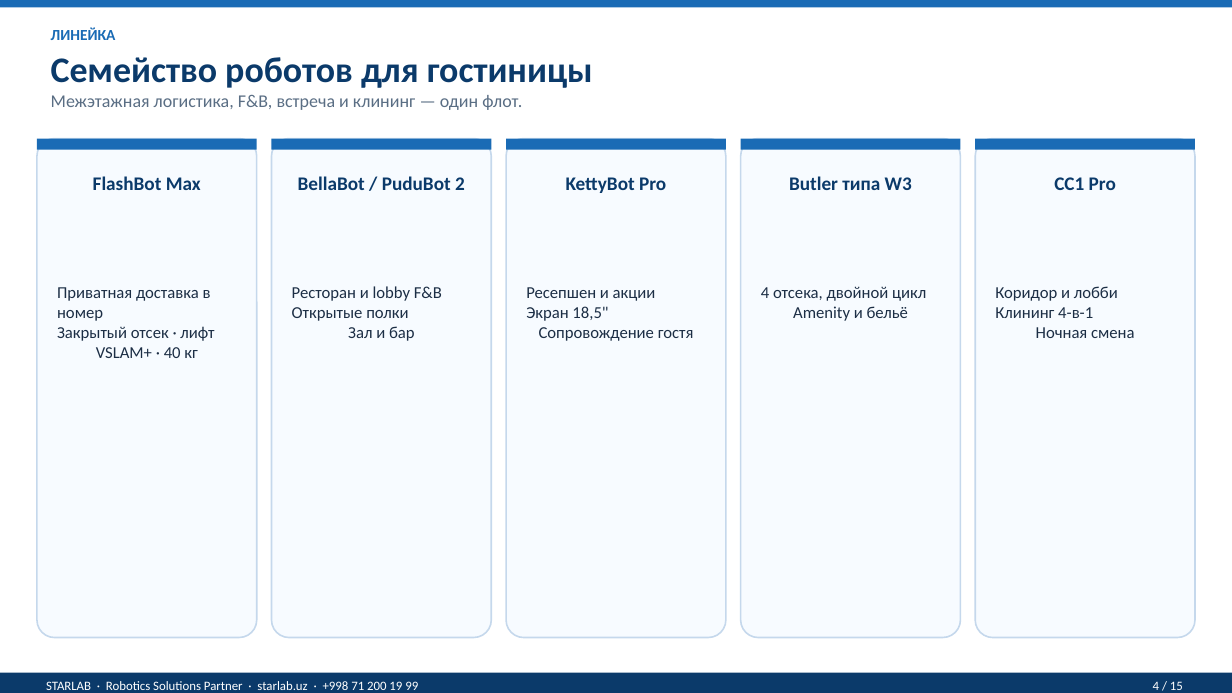
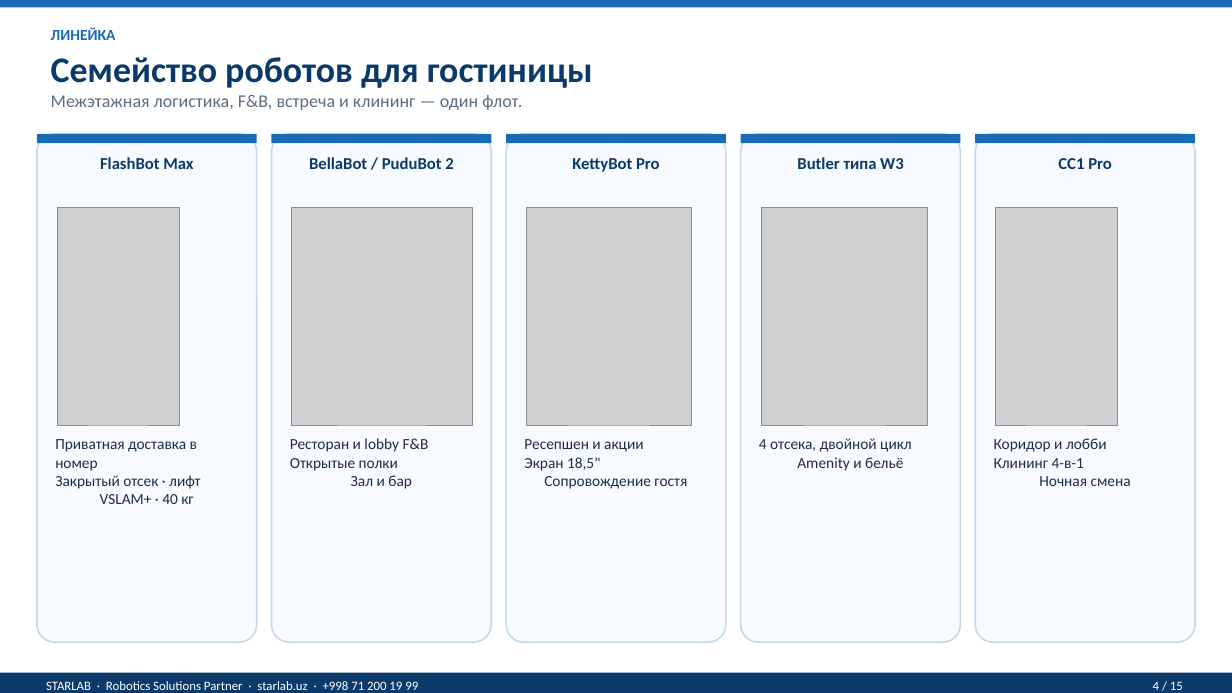
Before and after one commit to Musobek0809/moliya-bot, a slide deck: slide 4 of presentations/ROBOSANT_Mehmonxona_RU.pptx. Drawn at 1232x693 pixels with LibreOffice and Linux fonts; fonts in the diff are those of the drawing; grey boxes stand for pictures. Boxes give left, top, right and bottom in pixels: in the first picture for what was removed or moved away, otherwise in the second. Text is boxed around its words. In the diff, an @@ line names an element or a change of style, - is before the commit and + after.

```diff
--- a/presentations/ROBOSANT_Mehmonxona_RU.pptx
+++ b/presentations/ROBOSANT_Mehmonxona_RU.pptx
@@ rounded rectangle resized from (x1=37, y1=139, x2=257, y2=638) to (x1=37, y1=134, x2=257, y2=642) @@
@@ text "FlashBot Max" moved from (x1=93, y1=176, x2=201, y2=190) to (x1=100, y1=157, x2=193, y2=169) @@
@@ rounded rectangle resized from (x1=272, y1=139, x2=492, y2=638) to (x1=272, y1=134, x2=492, y2=642) @@
@@ text "BellaBot / PuduBot 2" moved from (x1=298, y1=176, x2=465, y2=190) to (x1=309, y1=157, x2=453, y2=169) @@
@@ rounded rectangle resized from (x1=506, y1=139, x2=726, y2=638) to (x1=506, y1=134, x2=726, y2=642) @@
@@ text "KettyBot Pro" moved from (x1=566, y1=177, x2=666, y2=193) to (x1=572, y1=158, x2=660, y2=172) @@
@@ rounded rectangle resized from (x1=741, y1=139, x2=961, y2=638) to (x1=741, y1=134, x2=961, y2=642) @@
@@ text "Butler типа W3" moved from (x1=789, y1=176, x2=912, y2=190) to (x1=797, y1=157, x2=904, y2=169) @@
@@ 5 rectangles moved together from (x1=37, y1=139, x2=1195, y2=150) to (x1=37, y1=134, x2=1195, y2=143) @@
@@ rounded rectangle resized from (x1=975, y1=139, x2=1195, y2=638) to (x1=975, y1=134, x2=1195, y2=642) @@
@@ size 15 to 13 pt in 5 elements at (x1=100, y1=157, x2=193, y2=169), (x1=309, y1=157, x2=453, y2=169), (x1=572, y1=158, x2=660, y2=172), (x1=797, y1=157, x2=904, y2=169), (x1=1058, y1=158, x2=1112, y2=169) @@
@@ text "CC1 Pro" moved from (x1=1054, y1=177, x2=1116, y2=190) to (x1=1058, y1=158, x2=1112, y2=169) @@
@@ picture added at (x1=57, y1=208, x2=179, y2=425) @@
@@ picture added at (x1=292, y1=208, x2=473, y2=425) @@
@@ picture added at (x1=527, y1=208, x2=692, y2=425) @@
@@ picture added at (x1=762, y1=208, x2=929, y2=425) @@
@@ picture added at (x1=995, y1=208, x2=1117, y2=425) @@
@@ text "Приватная доставка в номер Закрытый ..." moved from (x1=57, y1=287, x2=214, y2=358) to (x1=55, y1=439, x2=200, y2=504) @@
@@ text "Ресторан и lobby F&B Открытые ..." moved from (x1=292, y1=286, x2=442, y2=341) to (x1=290, y1=438, x2=429, y2=489) @@
@@ text "Ресепшен и акции Экран 18,5" ..." moved from (x1=526, y1=287, x2=694, y2=341) to (x1=524, y1=439, x2=687, y2=489) @@
@@ text "4 отсека, двойной цикл Amenity ..." moved from (x1=761, y1=286, x2=926, y2=321) to (x1=759, y1=438, x2=912, y2=471) @@
@@ size 13 to 12 pt in 5 elements at (x1=55, y1=439, x2=200, y2=504), (x1=290, y1=438, x2=429, y2=489), (x1=524, y1=439, x2=687, y2=489), (x1=759, y1=438, x2=912, y2=471), (x1=994, y1=438, x2=1131, y2=486) @@
@@ text "Коридор и лобби Клининг 4-в-1 ..." moved from (x1=995, y1=286, x2=1134, y2=338) to (x1=994, y1=438, x2=1131, y2=486) @@
```
Also in this commit, not shown: 6 other slides changed, 29 other files.
